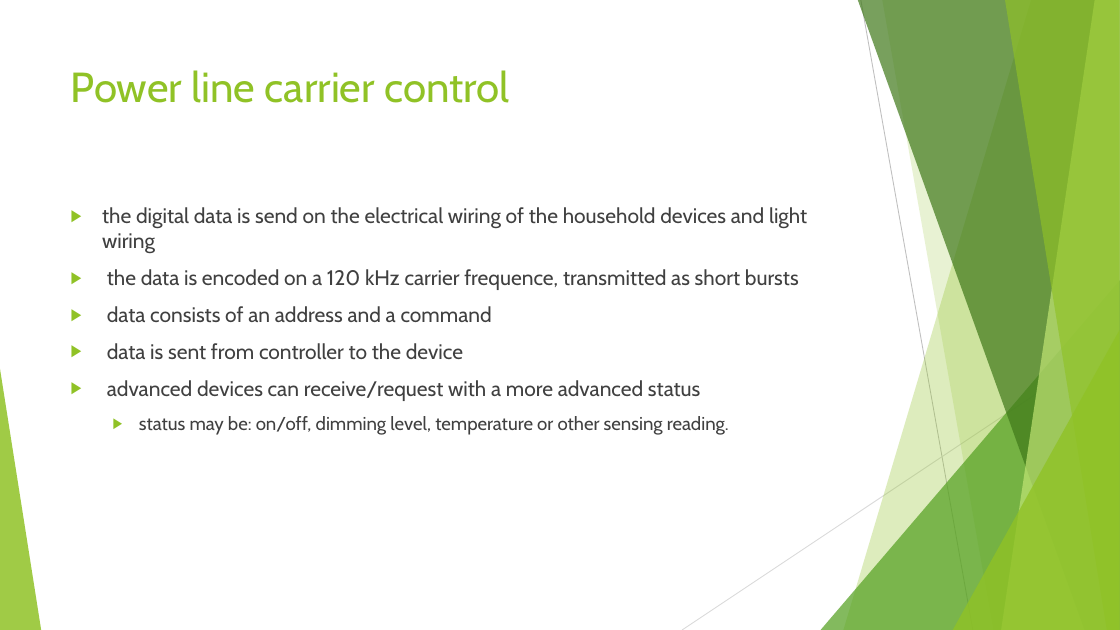
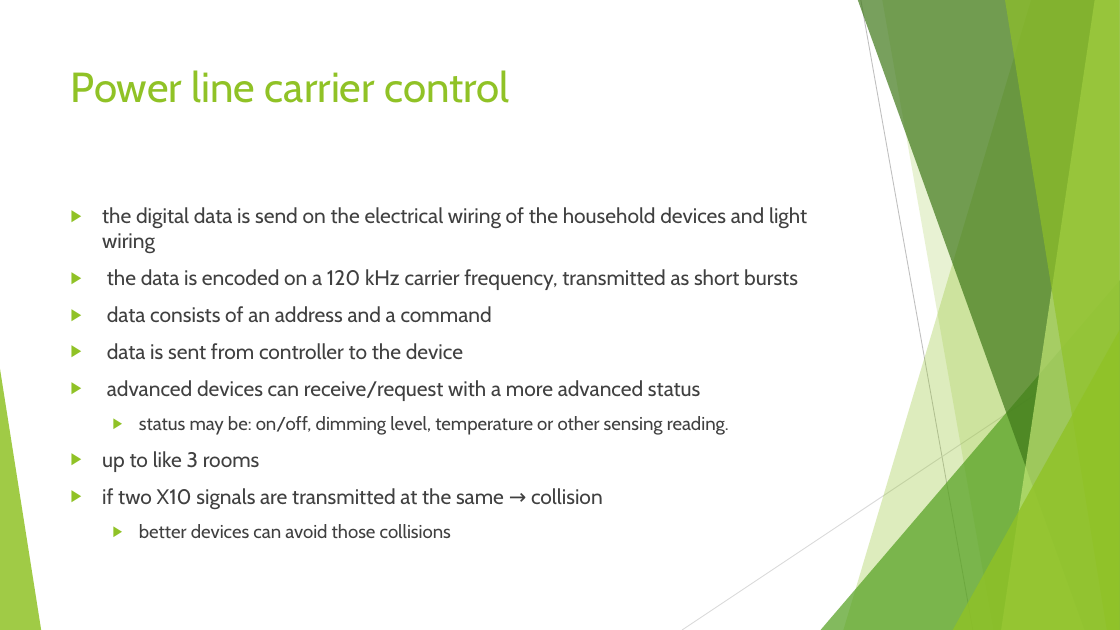
Before and after one commit to alghammariosmah/ulnoiot, a slide deck: slide 3 of teams/aast/Sam/14-06-17/X10.pptx. Drawn at 1120x630 pixels with LibreOffice and Linux fonts; fonts in the diff are those of the drawing. Boxes give left, top, right and bottom in pixels: in the first picture for what was removed or moved away, otherwise in the second. Text is boxed around its words. In the diff, an @@ line names an element or a change of style, - is before the commit and + after.

```diff
--- a/teams/aast/Sam/14-06-17/X10.pptx
+++ b/teams/aast/Sam/14-06-17/X10.pptx
@@ text at box(107, 269, 798, 290): text changed @@
-▶ the data is encoded on a 120 kHz carrier frequence, transmitted as short bursts
+▶ the data is encoded on a 120 kHz carrier frequency, transmitted as short bursts
@@ text at box(102, 451, 603, 538): paragraphs added @@
+▶ up to like 3 rooms
+▶ if two X10 signals are transmitted at the same → collision
+  ▶ better devices can avoid those collisions
```
Also in this commit, not shown: 14 other files.
